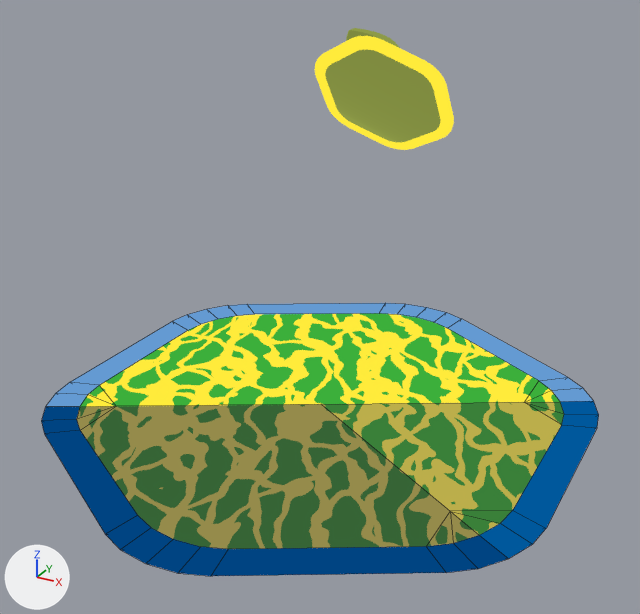
What one commit did to the Blender file misc/logomelon.blend.
Rendered twice from a camera (50 mm lens) standing at (1.46, -2.66, 1.79) and looking at (0.04, -0.08, 0.5). Arrows for +X, +Y and +Z are at lower left; the lights stay in place. Mesh edges are drawn as thin lines on the coarser meshes.

Names of what the first picture shows: 'Cylinder.001', 'Stump'.
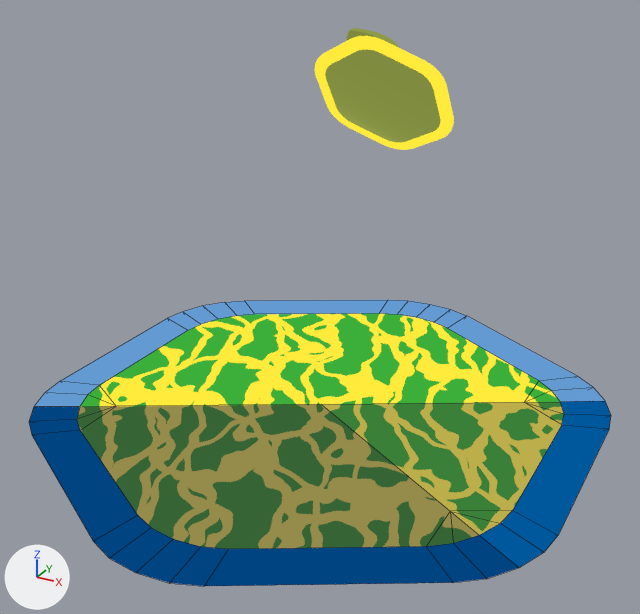
What differs and where, as boxes (x1, y1, x2, y2) in the pictures (640 x 614 px):
'Cylinder.001', surface changed, reshaped
    before: (41, 303, 599, 576)
    after: (29, 300, 611, 586)

What changed in the scene script:
```text
Change mat_material_005:
    where n16 = _N.new('ShaderNodeValue'); n16.name = 'Scale'
    n16.outputs[0].default_value: 2.0 -> 1.7  # 'Value'
Change mat_material_002:
    where n17 = _N.new('ShaderNodeValue'); n17.name = 'Scale'
    n17.outputs[0].default_value: 2.0 -> 1.7  # 'Value'
Change mat_material_003:
    where n17 = _N.new('ShaderNodeValue'); n17.name = 'Scale'
    n17.outputs[0].default_value: 2.0 -> 1.7  # 'Value'
Change me_cylinder_001:
    where me_cylinder_001.from_pydata(...)  # 128 vertices, 120 faces; spans x -0.99..0.99, y -1.57..0.57, z 0.0..0.05
    me_cylinder_001 part 1
    add for i in [108, 112, 114]: me_cylinder_001.vertices[i].co += Vector((0.0, -0.05, 0.0))
    add for i in [121, 123, 125]: me_cylinder_001.vertices[i].co += Vector((0.0, 0.05, 0.0))
    me_cylinder_001.vertices[83].co: (0.99, -0.16, 0.05) -> (1.03, -0.14, 0.05)  # pixel (597, 427) -> pixel (609, 428)
    me_cylinder_001.vertices[84].co: (0.97, -0.06, 0.05) -> (1.01, -0.04, 0.05)  # pixel (598, 414) -> pixel (611, 415)
    me_cylinder_001.vertices[85].co: (0.93, 0.04, 0.05) -> (0.97, 0.06, 0.05)  # pixel (593, 400) -> pixel (605, 400)
    me_cylinder_001.vertices[86].co: (0.86, 0.12, 0.05) -> (0.9, 0.15, 0.05)  # pixel (582, 387) -> pixel (593, 387)
    me_cylinder_001.vertices[87].co: (0.79, 0.18, 0.05) -> (0.82, 0.21, 0.05)  # pixel (567, 377) -> pixel (577, 376)
    me_cylinder_001.vertices[88].co: (0.79, -1.18, 0.05) -> (0.82, -1.21, 0.05)  # pixel (446, 572) -> pixel (453, 582)
    me_cylinder_001.vertices[89].co: (0.86, -1.12, 0.05) -> (0.9, -1.15, 0.05)  # pixel (478, 568) -> pixel (487, 578)
    me_cylinder_001.vertices[90].co: (0.93, -1.04, 0.05) -> (0.97, -1.06, 0.05)  # pixel (508, 558) -> pixel (519, 567)
    me_cylinder_001.vertices[91].co: (0.97, -0.94, 0.05) -> (1.01, -0.96, 0.05)  # pixel (532, 544) -> pixel (544, 552)
    me_cylinder_001.vertices[92].co: (0.99, -0.84, 0.05) -> (1.03, -0.86, 0.05)  # pixel (546, 528) -> pixel (558, 535)
    me_cylinder_001.vertices[93].co: (-0.99, -0.84, 0.05) -> (-1.03, -0.86, 0.05)  # pixel (69, 382) -> pixel (59, 381)
    me_cylinder_001.vertices[94].co: (-0.97, -0.94, 0.05) -> (-1.01, -0.96, 0.05)  # pixel (55, 393) -> pixel (44, 392)
    me_cylinder_001.vertices[95].co: (-0.93, -1.04, 0.05) -> (-0.97, -1.06, 0.05)  # pixel (45, 406) -> pixel (33, 406)
    me_cylinder_001.vertices[96].co: (-0.86, -1.12, 0.05) -> (-0.9, -1.15, 0.05)  # pixel (41, 420) -> pixel (28, 421)
    me_cylinder_001.vertices[97].co: (-0.79, -1.18, 0.05) -> (-0.82, -1.21, 0.05)  # pixel (44, 433) -> pixel (31, 434)
    me_cylinder_001.vertices[98].co: (-0.86, 0.12, 0.05) -> (-0.9, 0.15, 0.05)  # pixel (227, 305) -> pixel (224, 302)
    me_cylinder_001.vertices[99].co: (-0.79, 0.18, 0.05) -> (-0.82, 0.21, 0.05)  # pixel (247, 304) -> pixel (244, 300)
    me_cylinder_001.vertices[102].co: (-0.93, 0.04, 0.05) -> (-0.97, 0.06, 0.05)  # pixel (206, 309) -> pixel (202, 305)
    me_cylinder_001.vertices[104].co: (-0.97, -0.06, 0.05) -> (-1.01, -0.04, 0.05)  # pixel (187, 314) -> pixel (182, 311)
    me_cylinder_001.vertices[106].co: (-0.99, -0.16, 0.05) -> (-1.03, -0.14, 0.05)  # pixel (172, 321) -> pixel (167, 318)
    me_cylinder_001.vertices[109].co: (-0.2, -1.53, 0.05) -> (-0.21, -1.57, 0.05)  # pixel (105, 534) -> pixel (93, 541)
    me_cylinder_001.vertices[116].co: (0.2, -1.53, 0.05) -> (0.21, -1.57, 0.05)  # pixel (210, 576) -> pixel (204, 586)
    me_cylinder_001.vertices[120].co: (-0.2, 0.53, 0.05) -> (-0.21, 0.57, 0.05)  # pixel (385, 302) -> pixel (388, 299)
    me_cylinder_001.vertices[127].co: (0.2, 0.53, 0.05) -> (0.21, 0.57, 0.05)  # pixel (461, 318) -> pixel (466, 315)
```
